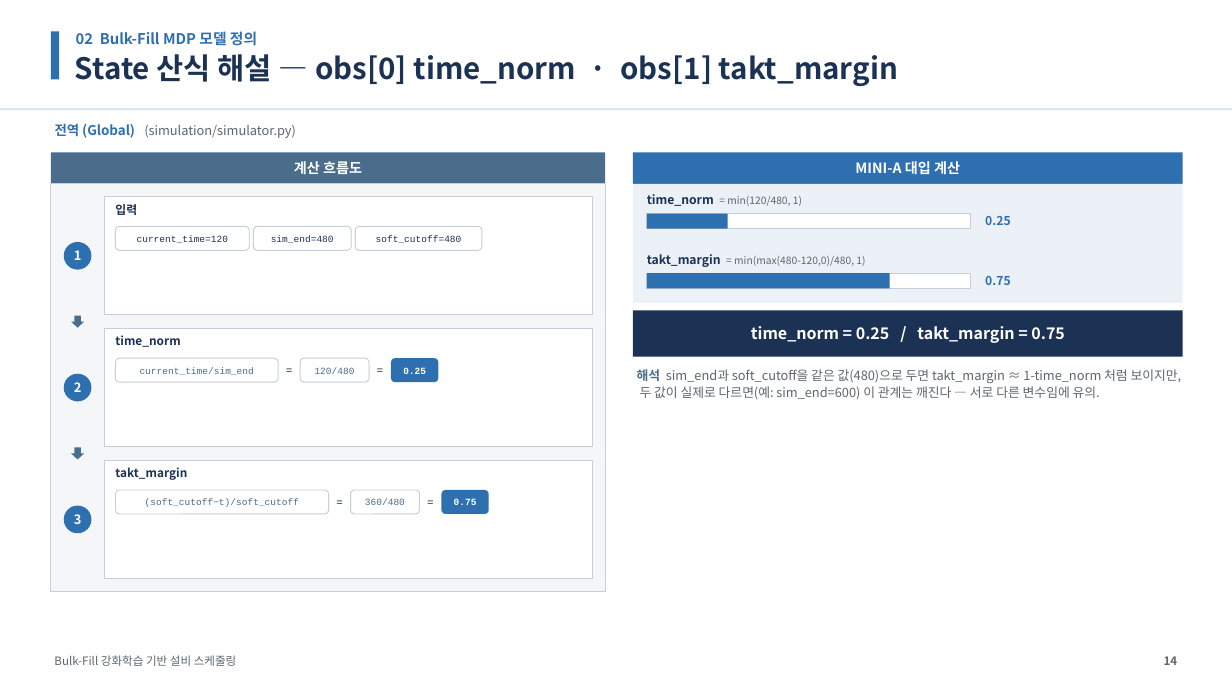
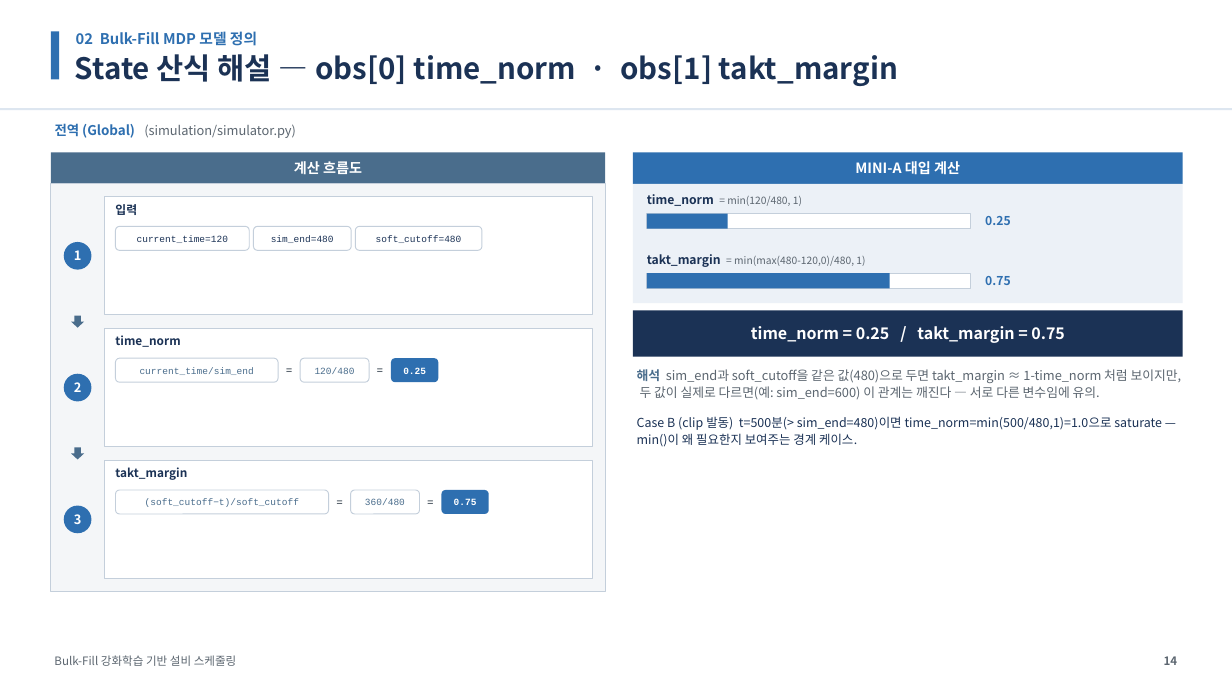
Before and after one commit to relighting123/pjt_scheduling, a slide deck: slide 14 of docs/스케줄링_발표자료.pptx. Drawn at 1232x693 pixels with LibreOffice and Linux fonts; fonts in the diff are those of the drawing. Boxes give left, top, right and bottom in pixels: in the first picture for what was removed or moved away, otherwise in the second. Text is boxed around its words. In the diff, an @@ line names an element or a change of style, - is before the commit and + after.

```diff
--- a/docs/스케줄링_발표자료.pptx
+++ b/docs/스케줄링_발표자료.pptx
@@ text at box(637, 416, 1162, 447): paragraph added @@
+Case B (clip 발동) t=500분(> sim_end=480)이면 time_norm=min(500/480,1)=1.0으로 saturate — min()이 왜 필요한지 보여주는 경계 케이스.
```
Also in this commit, not shown: 14 other slides changed, 1 other file.
